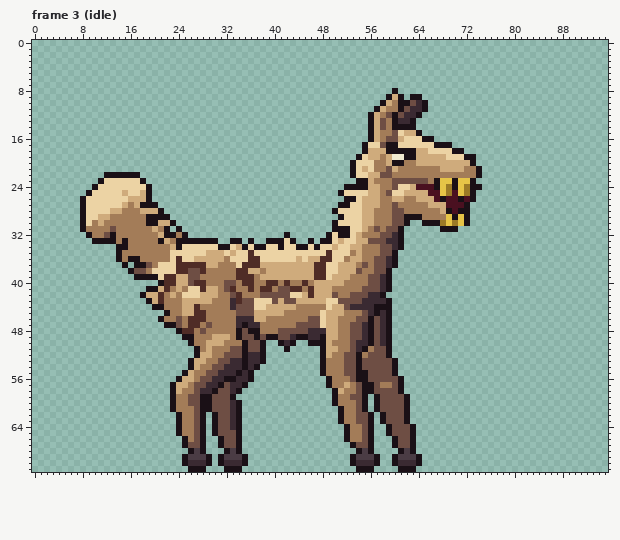
Pixel-art file, stored at assets/source/characters/llama/llama-01.ase. Above is the file before it was changed.
96x72 pixels, 17 frames. Shown: frame 3 (idle). The commit also changed other frames, which this record leaves out.
Now the later version:
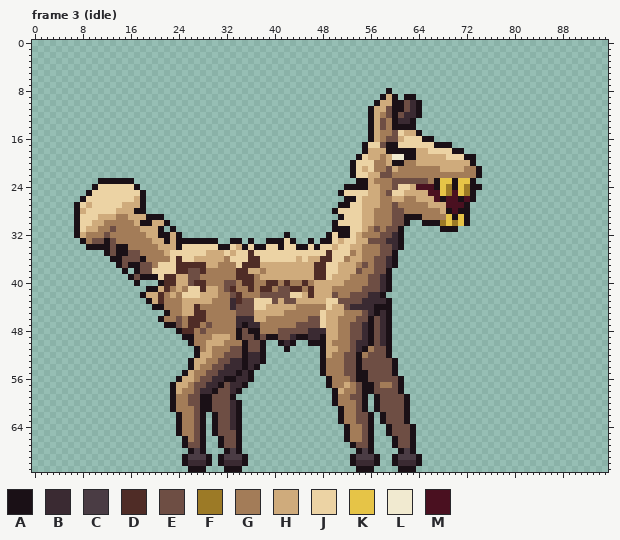
Palette (. is transparent): A #1a1016  B #3a2a32  C #4a3c44  D #4f2c26  E #6e4e44  F #9c7a26  G #a37c58  H #cfab7c  J #ecd3a4  K #e6c447  L #f1ead0  M #4a1020
Difference:
Frame 3 (idle):
y 8: x 59..60 .A -> A.
y 9: x 58..62 .AHA. -> AHA.A; x 64 A -> .
y 10: x 57..58 .A -> AH; x 60 G -> A; x 62..65 AEBA -> EBA.
y 11: x 56..57 .A -> AH; x 59..60 GG -> EA; x 64..65 BA -> A.
y 22: x 12..17 AAAAAA -> ......
y 23: x 12..18 JJJJJJA -> AAAAA..
y 24: x 17..19 JJA -> A..
y 25: x 15 H -> J; x 18..19 HA -> A.
y 26: x 16 H -> J; x 18..19 HA -> A.
y 27: x 7..9 .AJ -> AJH; x 16 G -> H; x 19..20 AA -> ..
y 28: x 7..8 .A -> AH; x 13 H -> J; x 15..21 GGGHHHA -> HHAA...
y 29: x 7..8 .A -> AJ; x 13 G -> H; x 16..18 GGG -> HHH; x 22 A -> .
y 30: x 7..8 .A -> AJ; x 10 G -> H; x 17..18 GG -> HA; x 20 A -> H; x 22..23 HA -> A.
y 31: x 7..10 .AGG -> AJHH; x 18..19 GG -> HH; x 21..24 GA.A -> A.A.
y 32: x 7..9 ..A -> AHG; x 13 A -> G; x 19..21 GGH -> HHA; x 23..25 AGA -> HA.
y 33: x 8..11 ..AA -> AGEE; x 13 A -> E; x 15 A -> G; x 20..23 GAHG -> HHAH
y 34: x 9..13 ..... -> AAAAE; x 21..22 GG -> HH
y 35: x 12..13 .. -> AE; x 15..17 GGG -> AEE; x 22 G -> H
y 36: x 13 . -> A; x 15..18 GAAG -> EEEA
y 37: x 14..16 .A. -> AEA; x 18 A -> E
y 38: x 15..17 .AE -> A.A; x 19 G -> E
y 39: x 16..17 .A -> AE
y 40: x 17 . -> A
Changed places in both pictures, as pixel boxes (x1, y1, x2, y2):
changed: (368, 88, 428, 112)
changed: (74, 172, 188, 286)
